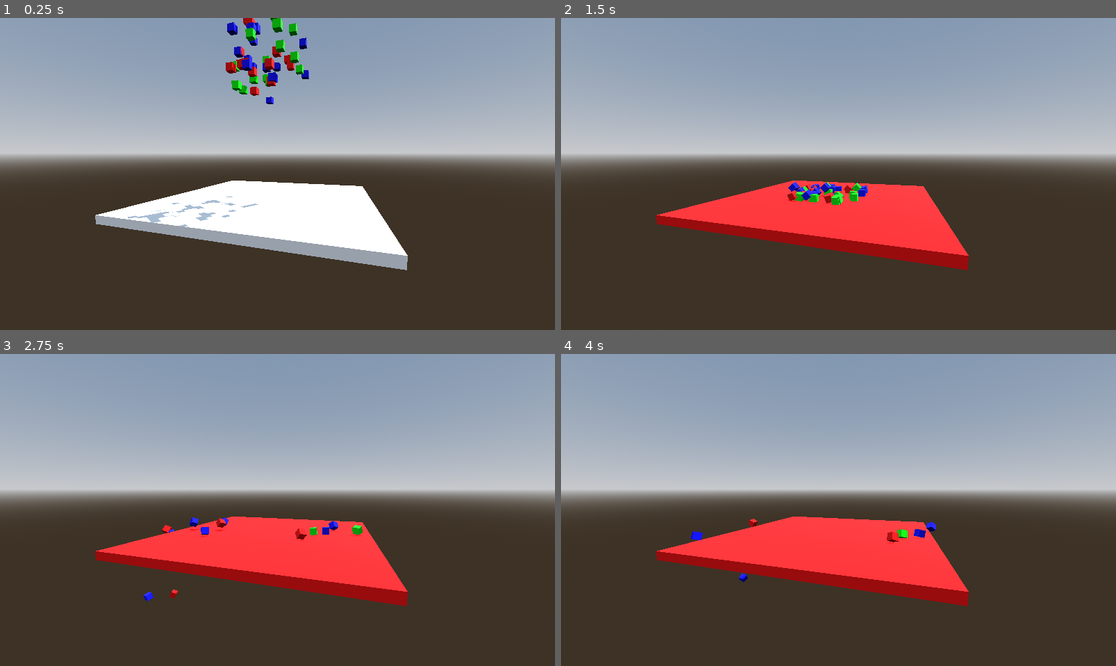
Above: before the commit, frames 1-4 (two rows, left to right).
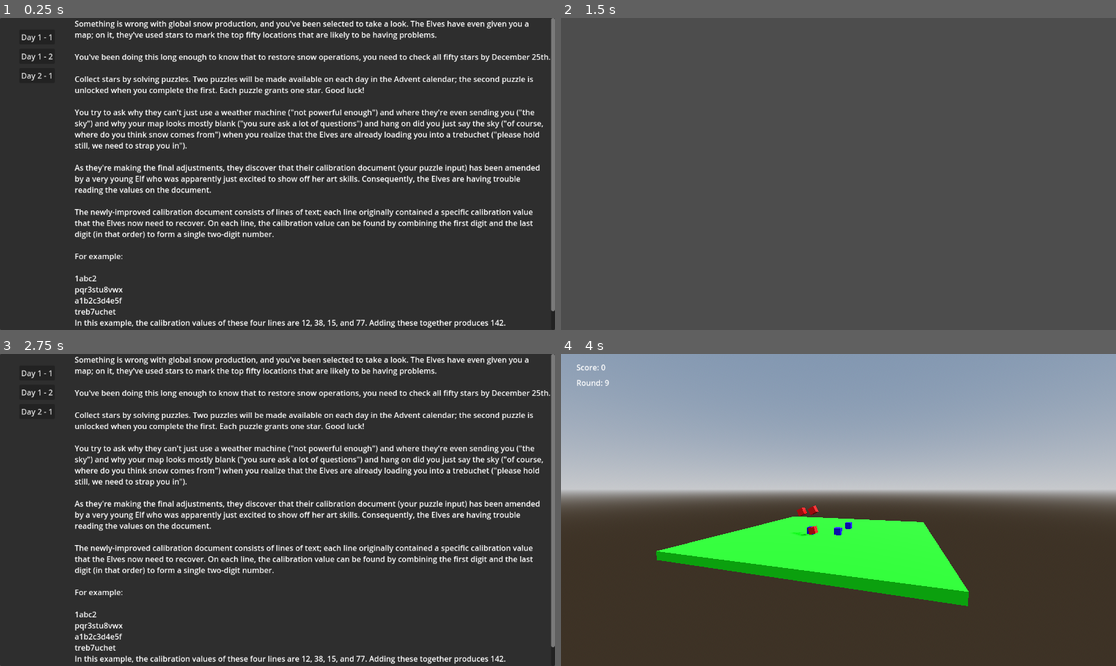
Above: after the commit, the same moments.

Repository: MrOnosa/AdventOfCode2023
Game: Godot game, scene res://menu.tscn
Same seed, same stepped clock (60 frames per second), same inputs: the game is played once before the commit and once after it. Before the commit the project starts from res://days/day2/day2_1.tscn.
Inputs (mouse positions are in pixels of both pictures, inside the frame that each line leads up to):
- Up to frame 1 (0.25 s): no input
- Up to frame 2 (1.5 s): click (599, 36) at 0.5 s, where only the run after the commit has a clickable "Day 1 - 1"; tap Enter at 1.25 s; move the mouse to (960, 158) at 1.27 s; hold Right (ui_right) from 1.28 s (still down); click (960, 158) at 1.42 s
- Up to frame 3 (2.75 s): move the mouse to (166, 525) at 2.02 s; release Right (ui_right) at 2.03 s; hold Q (back) from 2.03 s (still down); click (166, 525) at 2.17 s
- Up to frame 4 (4 s): release Q (back) at 2.75 s; click (599, 410) at 2.75 s, where only the run after the commit has a clickable "Day 2 - 1"; move the mouse to (894, 441) at 3.52 s; hold Right (ui_right) from 3.53 s (still down); click (894, 441) at 3.67 s

The runs differ from the first frame. In frame 1, 62% of the frame differs, in the area x 0-100%, y 0-100%; in frame 2, 97%; in frame 3, 63%; in frame 4, 9.7%.
Error after the commit: Trying to assign value of type 'Node2D' to a variable of type 'Line.gd'. (res://days/day1/day1-1.gd:18)

Commit message:
Day 2 part 1 complete and wired up

Diff:
--- a/Game.gd
+++ b/Game.gd
@@ -12,9 +12,11 @@
 const DEFAULT_ENV = preload("res://days/day2/default_env.tres")
 
 var currentRound : round_resource
+var roundIndex = 0
 var redCubes : Array
 var greenCubes : Array
 var blueCubes : Array
+var timemod = 1
 
 signal failed
 signal succeeded
@@ -23,6 +25,8 @@
 func _ready():
 	if game_res.rounds.size() == 0:
 		return
+
+	#start_round_evaluation.wait_time = start_round_evaluation.wait_time * timemod
 
 	currentRound = game_res.rounds[0]
 	setup_round()
@@ -87,12 +91,12 @@
 func _on_start_round_evaluation_timeout():
 	start_round_evaluation.paused = true
 	var possible = true
-	if currentRound.red > 12:
+	if currentRound.red > 12 or currentRound.green > 13 or currentRound.blue > 14:
 		possible = false
 
 	if not possible:
 		environment.material = RED
-		await get_tree().create_timer(1).timeout
+		await get_tree().create_timer(1 * timemod).timeout
 		if currentRound.red > 12:
 			for c in redCubes:
 				c.angular_velocity = Vector3(randf_range(1,3),randf_range(1,3),randf_range(1,3))
@@ -106,12 +110,31 @@
 				c.angular_velocity = Vector3(randf_range(1,3),randf_range(1,3),randf_range(1,3))
 				c.linear_velocity = Vector3(( -30 if c.transform.origin.x < 0 else 30 ),randf_range(-2,2),randf_range(-2,2))
 
-		await get_tree().create_timer(1).timeout
+		await get_tree().create_timer(1 * timemod).timeout
 		failed.emit()
 
 	else:
 		environment.material = GREEN
-		await get_tree().create_timer(1).timeout
-		environment.collision_layer = environment.collision_layer & (1 << 2)
-		await get_tree().create_timer(.3).timeout
-		environment.collision_layer = environment.collision_layer | (1 << 2)
+		await get_tree().create_timer(1 * timemod).timeout
+		environment.use_collision = false
+		for c in redCubes:
+			c.linear_velocity = Vector3(0, 1, 0)
+		for c in greenCubes:
+			c.linear_velocity = Vector3(0, 1, 0)
+		for c in blueCubes:
+			c.linear_velocity = Vector3(0, 1, 0)
+		await get_tree().create_timer(1 * timemod).timeout
+		for c in redCubes:
+			c.queue_free()
+		for c in greenCubes:
+			c.queue_free()
+		for c in blueCubes:
+			c.queue_free()
+		environment.use_collision = true
+		roundIndex += 1
+		if roundIndex < game_res.rounds.size():
+			currentRound = game_res.rounds[roundIndex]
+			setup_round()
+			start_round_evaluation.paused = false
+		else:
+			succeeded.emit()
--- a/days/day2/day2_1.gd
+++ b/days/day2/day2_1.gd
@@ -4,10 +4,16 @@
 const GameRes = preload("res://days/day2/game_res.gd")
 const RoundRes = preload("res://days/day2/round_res.gd")
 const GAME = preload("res://days/day2/game.tscn")
+@onready var score_lbl = $ScoreLbl
+@onready var round_lbl = $RoundLbl
 
+
+var currentGame
+var currentGameIndex = 0
+var score = 0
 # Called when the node enters the scene tree for the first time.
 func _ready():
-	var txtFile = FileAccess.open("res://days/day2/example.txt", FileAccess.READ)
+	var txtFile = FileAccess.open("res://days/day2/puzzle-input.txt", FileAccess.READ)
 	var exampleText = txtFile.get_as_text() # Store text into string record
 	var lines = exampleText.split("\n")
 	for line in lines:
@@ -36,9 +42,35 @@
 	for game_r in all_games:
 		game_r.print_data()
 
-	var game = GAME.instantiate()
-	add_child(game)
+	_setupNextGame()
 
 # Called every frame. 'delta' is the elapsed time since the previous frame.
 func _process(delta):
-	pass
+	if Input.is_action_pressed("back"):
+		# Change the scene
+		get_tree().change_scene_to_file("res://menu.tscn")
+
+func _on_succeeded():
+	score += all_games[currentGameIndex].id
+	currentGameIndex += 1
+	_setupNextGame()
+
+func _on_failed():
+	currentGameIndex += 1
+	_setupNextGame()
+
+func _setupNextGame():
+	if currentGame != null:
+		currentGame.queue_free()
+
+	score_lbl.text = "Score: " + str(score)
+	round_lbl.text = "Round: " + str(all_games[currentGameIndex].id)
+
+	if currentGameIndex >= all_games.size():
+		round_lbl.text = "Game is over after " + str(currentGameIndex) + " rounds."
+	else:
+		currentGame = GAME.instantiate()
+		currentGame.game_res = all_games[currentGameIndex]
+		add_child(currentGame)
+		currentGame.succeeded.connect(_on_succeeded)
+		currentGame.failed.connect(_on_failed)
--- a/days/day2/day2_1.tscn
+++ b/days/day2/day2_1.tscn
@@ -26,3 +26,15 @@
 
 [node name="MainCamera" type="Camera3D" parent="."]
 transform = Transform3D(0.955118, -0.030244, 0.294677, 0, 0.994774, 0.102098, -0.296225, -0.0975157, 0.950127, 1.04959, 0.727167, 2.98576)
+
+[node name="ScoreLbl" type="Label" parent="."]
+offset_left = 32.0
+offset_top = 16.0
+offset_right = 384.0
+offset_bottom = 39.0
+
+[node name="RoundLbl" type="Label" parent="."]
+offset_left = 32.0
+offset_top = 48.0
+offset_right = 384.0
+offset_bottom = 71.0
--- a/days/day2/game.tscn
+++ b/days/day2/game.tscn
@@ -1,8 +1,14 @@
-[gd_scene load_steps=6 format=3 uid="uid://bmdjy3cb5ftuh"]
+[gd_scene load_steps=7 format=3 uid="uid://bmdjy3cb5ftuh"]
 
 [ext_resource type="Script" path="res://Game.gd" id="1_6afto"]
 [ext_resource type="Script" path="res://days/day2/round_res.gd" id="2_6tqrw"]
 [ext_resource type="Script" path="res://days/day2/game_res.gd" id="3_0x7se"]
+
+[sub_resource type="Resource" id="Resource_kb58a"]
+script = ExtResource("2_6tqrw")
+red = 2
+green = 3
+blue = 4
 
 [sub_resource type="Resource" id="Resource_k7t8j"]
 script = ExtResource("2_6tqrw")
@@ -13,7 +19,7 @@
 [sub_resource type="Resource" id="Resource_lnv2r"]
 script = ExtResource("3_0x7se")
 id = 3
-rounds = Array[ExtResource("2_6tqrw")]([SubResource("Resource_k7t8j")])
+rounds = Array[ExtResource("2_6tqrw")]([SubResource("Resource_kb58a"), SubResource("Resource_k7t8j")])
 
 [node name="Game" type="Node3D"]
 transform = Transform3D(1, 0, 0, 0, 1, 0, 0, 0, 1, -0.00614548, 0, 0.00335741)
--- a/menu.gd
+++ b/menu.gd
@@ -1,18 +1,31 @@
 extends Control
 
+@onready var rich_text_label = $RichTextLabel
 
 # Called when the node enters the scene tree for the first time.
 func _ready():
 	pass # Replace with function body.
 
-
 # Called every frame. 'delta' is the elapsed time since the previous frame.
 func _process(delta):
 	pass
-
 
 func _on_day_1_1_button_pressed():
 	get_tree().change_scene_to_file("res://days/day1/day1-1.tscn")
 
 func _on_day_1_2_button_pressed():
 	get_tree().change_scene_to_file("res://days/day1-2/day1-2.tscn")
+
+func _on_button_3_pressed():
+	get_tree().change_scene_to_file("res://days/day2/day2_1.tscn")
+
+
+func _on_button_3_mouse_entered():
+	var txtFile = FileAccess.open("res://days/day2/desc.txt", FileAccess.READ)
+	var exampleText = txtFile.get_as_text() # Store text into string record
+	rich_text_label.text = exampleText
+
+func _on_button_mouse_entered():
+	var txtFile = FileAccess.open("res://days/day1/desc.txt", FileAccess.READ)
+	var exampleText = txtFile.get_as_text() # Store text into string record
+	rich_text_label.text = exampleText
--- a/menu.tscn
+++ b/menu.tscn
@@ -28,11 +28,20 @@
 text = "Day 1 - 1"
 
 [node name="Button2" type="Button" parent="Panel"]
+layout_mode = 0
 offset_left = 40.0
 offset_top = 64.0
 offset_right = 114.0
 offset_bottom = 95.0
 text = "Day 1 - 2"
+
+[node name="Button3" type="Button" parent="Panel"]
+layout_mode = 0
+offset_left = 40.0
+offset_top = 104.0
+offset_right = 114.0
+offset_bottom = 135.0
+text = "Day 2 - 1"
 
 [node name="RichTextLabel" type="RichTextLabel" parent="."]
 layout_mode = 1
@@ -64,5 +73,9 @@
 
 Consider your entire calibration document. What is the sum of all of the calibration values?"
 
+[connection signal="mouse_entered" from="Panel/Button" to="." method="_on_button_mouse_entered"]
 [connection signal="pressed" from="Panel/Button" to="." method="_on_day_1_1_button_pressed"]
+[connection signal="mouse_entered" from="Panel/Button2" to="." method="_on_button_mouse_entered"]
 [connection signal="pressed" from="Panel/Button2" to="." method="_on_day_1_2_button_pressed"]
+[connection signal="mouse_entered" from="Panel/Button3" to="." method="_on_button_3_mouse_entered"]
+[connection signal="pressed" from="Panel/Button3" to="." method="_on_button_3_pressed"]
--- a/project.godot
+++ b/project.godot
@@ -11,7 +11,7 @@
 [application]
 
 config/name="adventofcode2023"
-run/main_scene="res://days/day2/day2_1.tscn"
+run/main_scene="res://menu.tscn"
 config/features=PackedStringArray("4.2", "GL Compatibility")
 config/icon="res://icon.svg"
 
Not shown, added: days/day1/desc.txt
Not shown, added: days/day2/desc.txt
Not shown, added: days/day2/puzzle-input.txt
